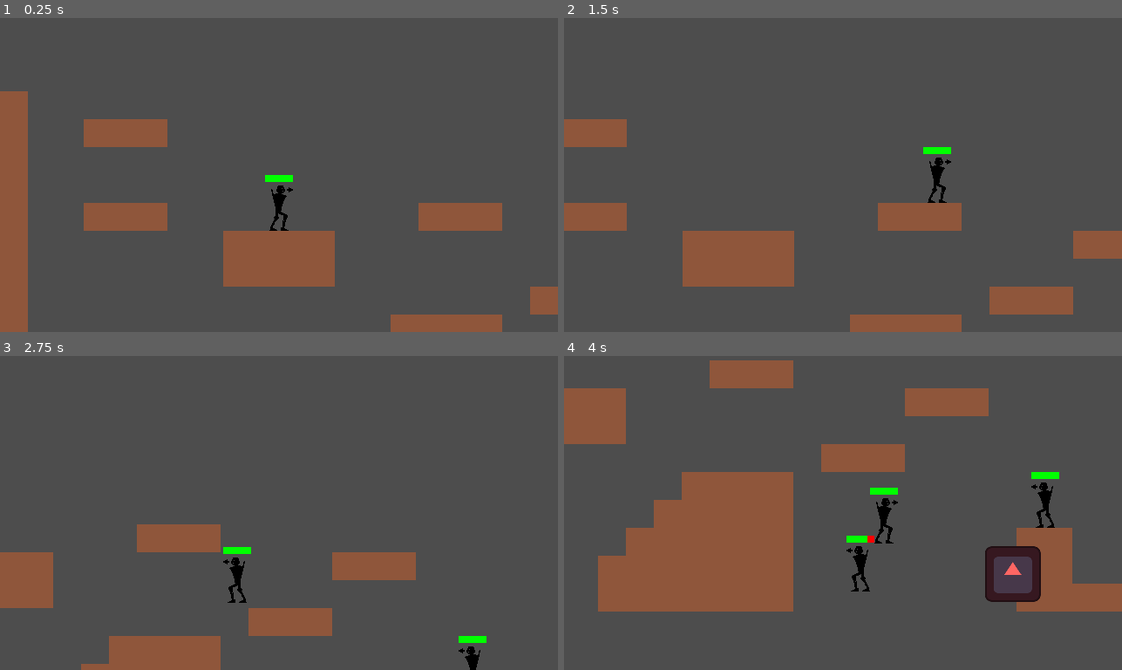
Above: before the commit, frames 1-4 (two rows, left to right).
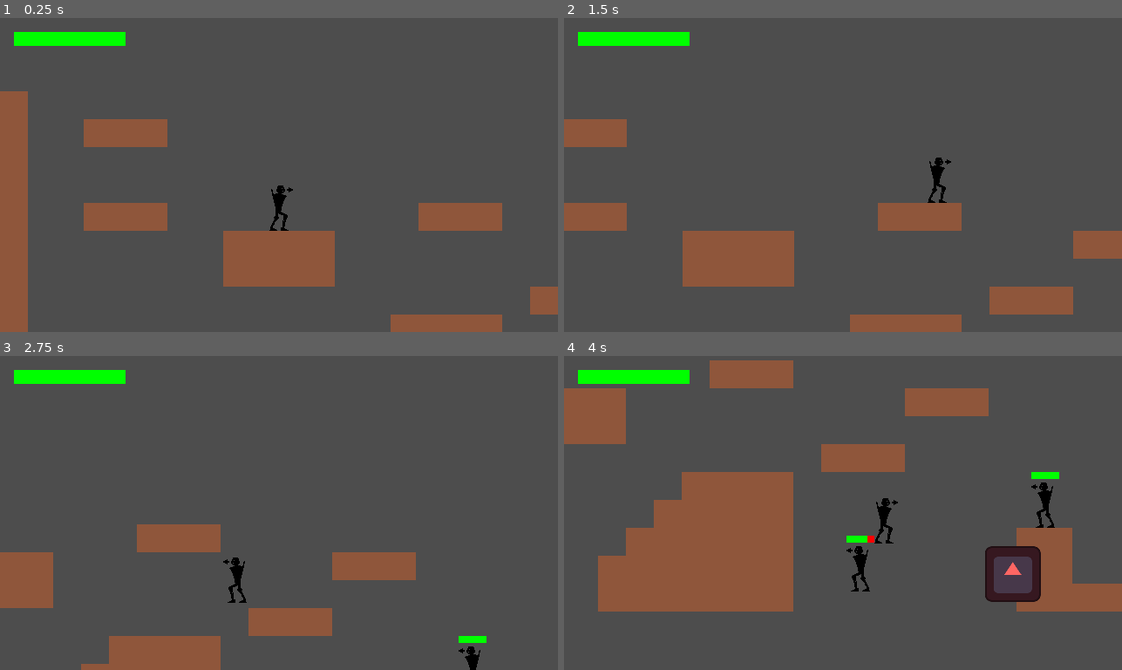
Above: after the commit, the same moments.

Repository: ThreeCoffees/2dplatformershooter
Game: Godot game, scene res://scenes/levels/game.tscn
Two runs of this game, one before a commit and one after it. Both use one fixed random seed, a clock stepped at 60 frames per second and the inputs below. The engine's default icon, where the game draws it, is replaced by a stand-in: a white triangle on a blue panel in a dark square.
Inputs:
- Up to frame 1 (0.25 s): no input
- Up to frame 2 (1.5 s): tap Enter at 0.5 s; hold D (move_right) from 0.53 s (still down); tap W (jump) at 0.77 s
- Up to frame 3 (2.75 s): tap W (jump) at 1.52 s; release D (move_right) at 2.03 s; hold A (move_left) from 2.03 s (still down)
- Up to frame 4 (4 s): release A (move_left) at 2.78 s; hold D (move_right) from 2.78 s (still down); tap W (jump) at 3.02, 3.77 s

The runs differ from the first frame. In frame 1, 1.0% of the frame differs, in the area x 2-53%, y 4-53%; in frame 2, 1.0%; in frame 3, 1.0%; in frame 4, 1.0%.

Commit message:
add hud health bar

Diff:
--- a/scenes/components/UI/health_bar.gd
+++ b/scenes/components/UI/health_bar.gd
@@ -7,7 +7,10 @@
 func _ready() -> void:
 	max_value = health_component.max_health
 	value = health_component.health
-
+	if !health_component.health_changed.is_connected(_on_health_component_health_changed):
+		health_component.health_changed.connect(_on_health_component_health_changed)
+	if !health_component.max_health_changed.is_connected(_on_health_component_max_health_changed):
+		health_component.max_health_changed.connect(_on_health_component_max_health_changed)
 
 func _on_health_component_max_health_changed(old_value: float, new_value: float) -> void:
 	max_value = new_value
--- a/scenes/entities/player.tscn
+++ b/scenes/entities/player.tscn
@@ -110,11 +110,22 @@
 target_position = Vector2(-25, 0)
 collision_mask = 4
 
+[node name="HUD" type="CanvasLayer" parent="."]
+
+[node name="HealthBar" parent="HUD" node_paths=PackedStringArray("health_component") instance=ExtResource("10_b6tgf")]
+anchors_preset = 0
+anchor_left = 0.0
+anchor_right = 0.0
+offset_left = 16.0
+offset_top = 16.0
+offset_right = 144.0
+offset_bottom = 32.0
+grow_horizontal = 1
+value = 100.0
+health_component = NodePath("../../HealthComponent")
+metadata/_edit_use_anchors_ = true
+
 [node name="HealthComponent" parent="." instance=ExtResource("9_c5rqy")]
-
-[node name="HealthBar" parent="." node_paths=PackedStringArray("health_component") instance=ExtResource("10_b6tgf")]
-value = 100.0
-health_component = NodePath("../HealthComponent")
 
 [node name="HurtBox" parent="." node_paths=PackedStringArray("health_component") instance=ExtResource("11_73kkf")]
 health_component = NodePath("../HealthComponent")
@@ -123,6 +134,4 @@
 position = Vector2(0, -26)
 shape = SubResource("RectangleShape2D_b6tgf")
 
-[connection signal="health_changed" from="HealthComponent" to="HealthBar" method="_on_health_component_health_changed"]
 [connection signal="health_depleted" from="HealthComponent" to="." method="_on_health_component_health_depleted"]
-[connection signal="max_health_changed" from="HealthComponent" to="HealthBar" method="_on_health_component_max_health_changed"]
